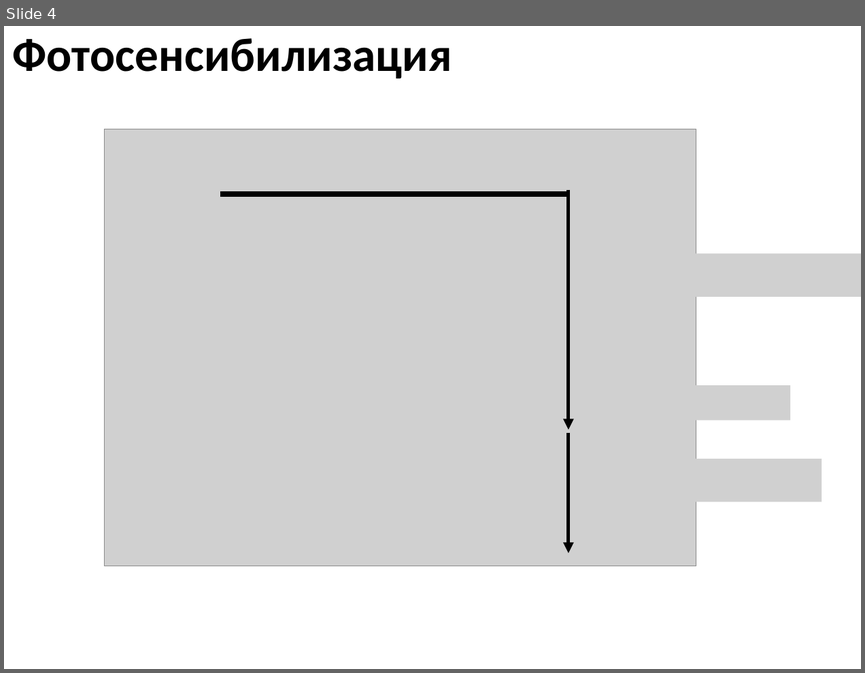
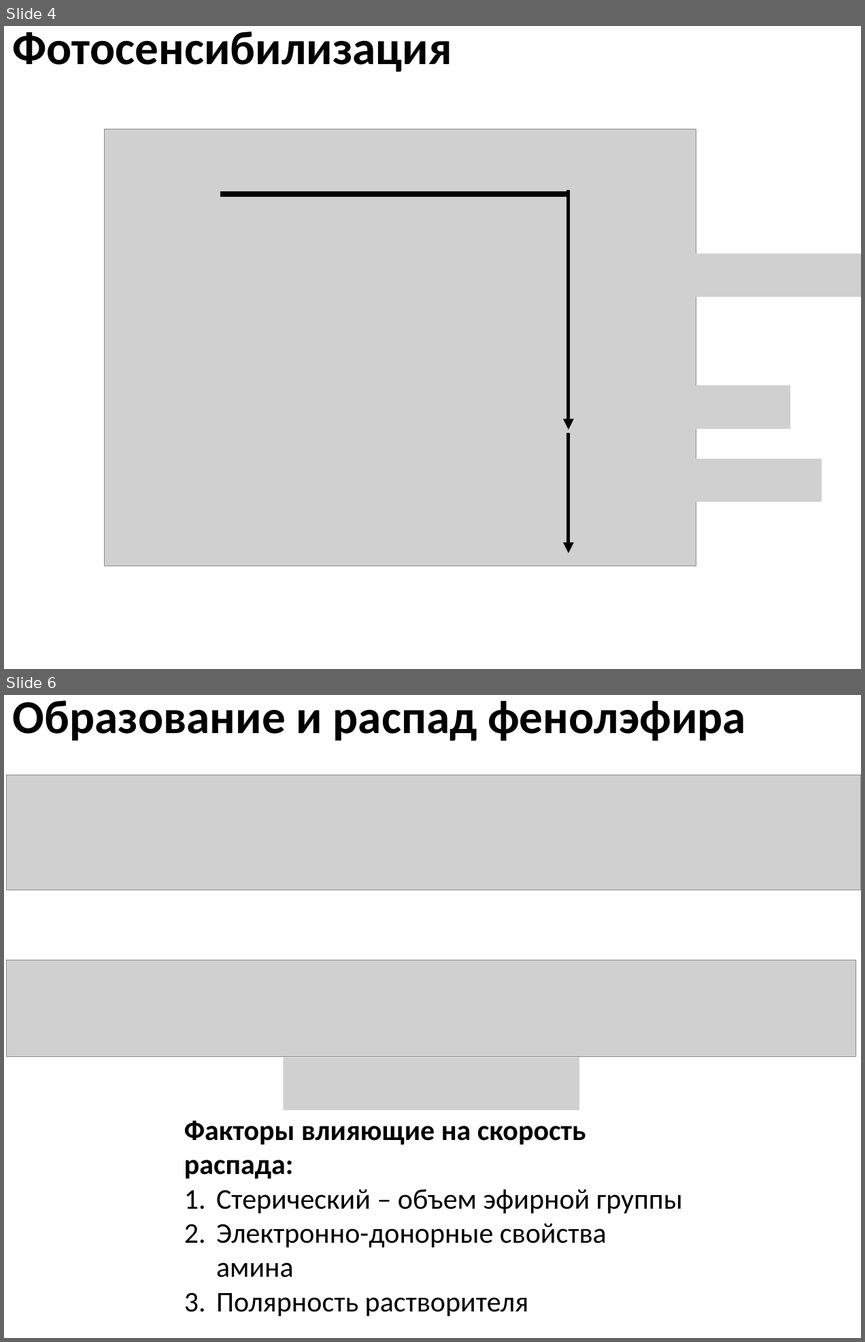
Before and after one commit to EnglishBeach/Course-work, a slide deck: Презентация.pptx. Shown one above the other, each under a label of ours: slide 4 before the commit, slides 4 and 6 after it; the slides between them are not shown. The pictures are 865x673 and 865x1342 pixels, drawn with LibreOffice and Linux fonts; fonts in the diff are those of the drawing; grey boxes stand for pictures. Boxes give left, top, right and bottom in pixels: in the first picture for what was removed or moved away, otherwise in the second. Text is boxed around its words. In the diff, an @@ line names an element or a change of style, - is before the commit and + after.

```diff
--- a/Презентация.pptx
+++ b/Презентация.pptx
@@ slide 6 added at box(4, 695, 861, 1338), background #FFFFFF @@
@@ title added at box(13, 700, 746, 741), 39.6 pt, text #000000, bold @@
+Образование и распад фенолэфира
@@ picture added at box(7, 775, 861, 889) @@
@@ picture added at box(7, 960, 855, 1057) @@
@@ picture added at box(283, 1057, 580, 1110) @@
@@ text added at box(184, 1120, 683, 1316), 24 pt, text #000000 @@
+Факторы влияющие на скорость распада:
+1. Стерический – объем эфирной группы
+2. Электронно-донорные свойства амина
+3. Полярность растворителя
@@ slide 4 changed as well @@
@@ title "Фотосенсибилизация": place and size @@
-title "Фотосенсибилизация" at box(13, 38, 452, 79)
+title "Фотосенсибилизация" at box(13, 31, 452, 72)
@@ picture: place and size @@
-picture at box(647, 385, 791, 420)
+picture at box(647, 385, 791, 429)
```
Also in this commit, not shown: 2 other slides changed, 12 other slides added, 3 slides removed, 4 other files.
